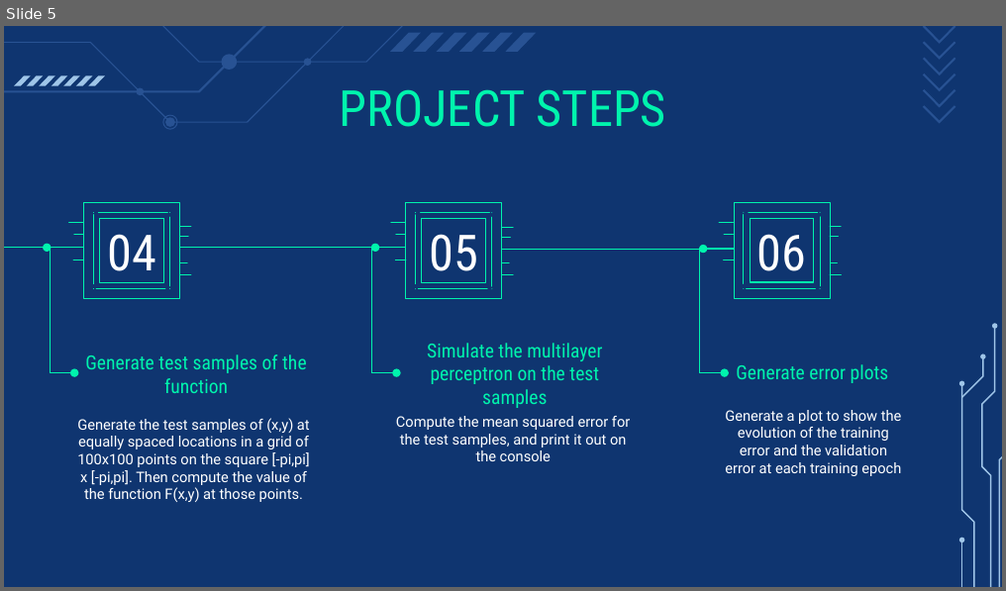
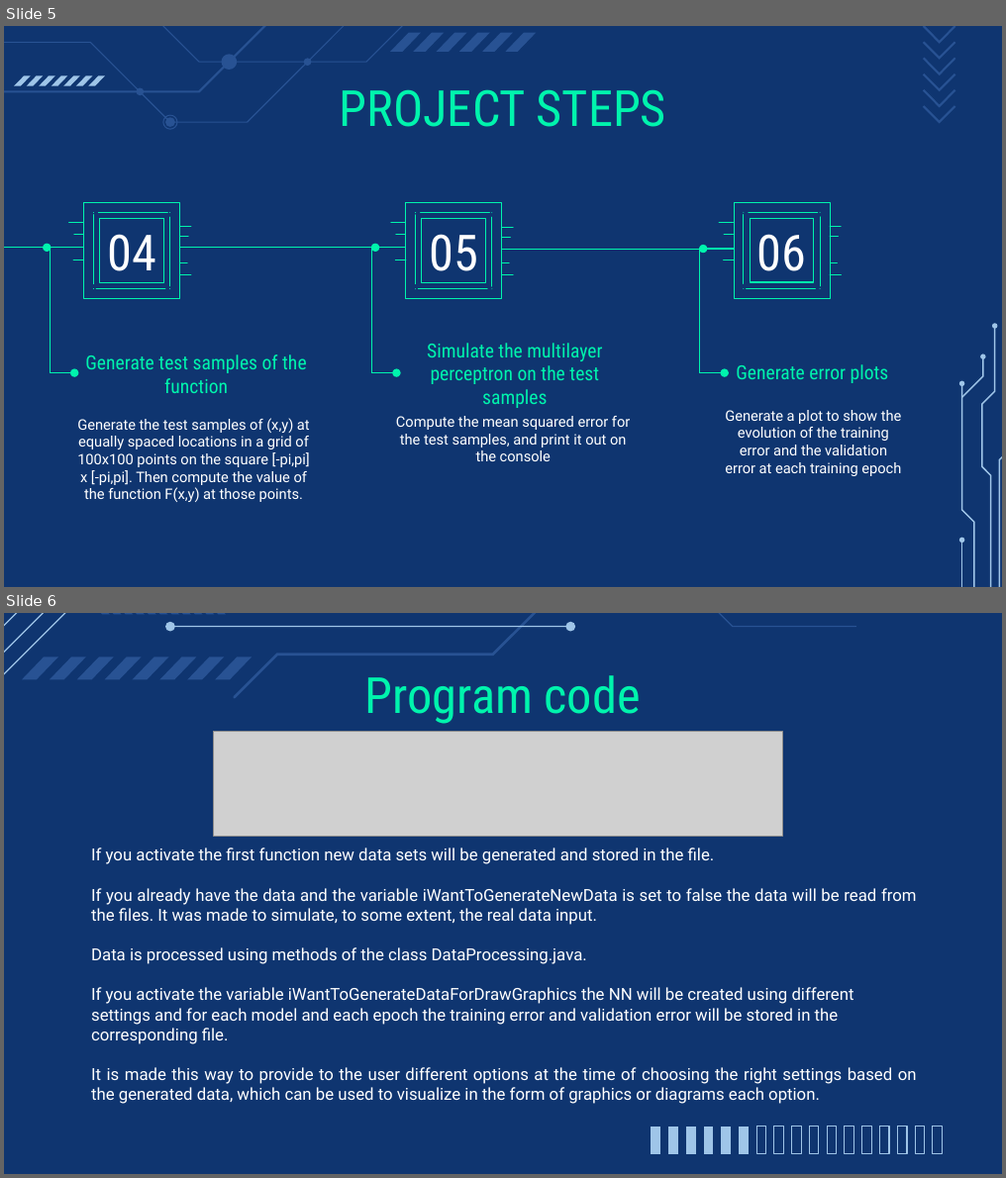
Before and after one commit to IntelligentSystemsUMAProject/LabProject01, a slide deck: Neural Networks.pptx. Shown one above the other, each under a label of ours: slide 5 before the commit, slides 5 and 6 after it. The pictures are 1006x591 and 1006x1178 pixels, drawn with LibreOffice and Linux fonts; fonts in the diff are those of the drawing; grey boxes stand for pictures. Boxes give left, top, right and bottom in pixels: in the first picture for what was removed or moved away, otherwise in the second. Text is boxed around its words. In the diff, an @@ line names an element or a change of style, - is before the commit and + after.

```diff
--- a/Neural Networks.pptx
+++ b/Neural Networks.pptx
@@ slide 6 added at [4,613,1002,1174], background #0F3570 @@
@@ group added at [4,613,857,699]: 27 freeform shapes @@
@@ title added at [365,675,641,724], 36 pt, text #00F4AD @@
+Program code
@@ picture added at [214,732,782,837] @@
@@ text added at [91,848,917,1104], 12 pt, text #FFFFFF @@
+If you activate the first function new data sets will be generated and stored in the file.
+If you already have the data and the variable iWantToGenerateNewData is set to false the data will be read from the files. It was made to simulate, to some extent, the real data input.
+Data is processed using methods of the class DataProcessing.java.
+If you activate the variable iWantToGenerateDataForDrawGraphics the NN will be created using different settings and for each model and each epoch the training error and validation error will be stored in the corresponding file.
+It is made this way to provide to the user different options at the time of choosing the right settings based on the generated data, which can be used to visualize in the form of graphics or diagrams each option.
@@ group added at [650,1127,943,1154]: 17 freeform shapes @@
```
Also in this commit, not shown: 6 slides changed, 3 other slides added, 1 slide removed.
